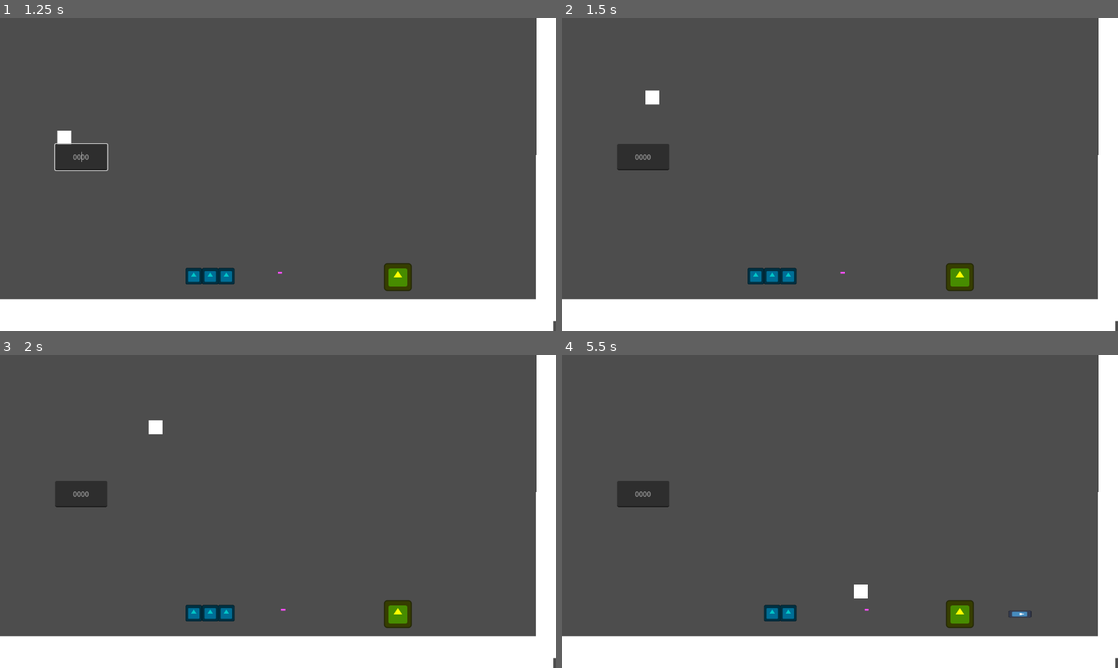
Above: before the commit, frames 1-4 (two rows, left to right).
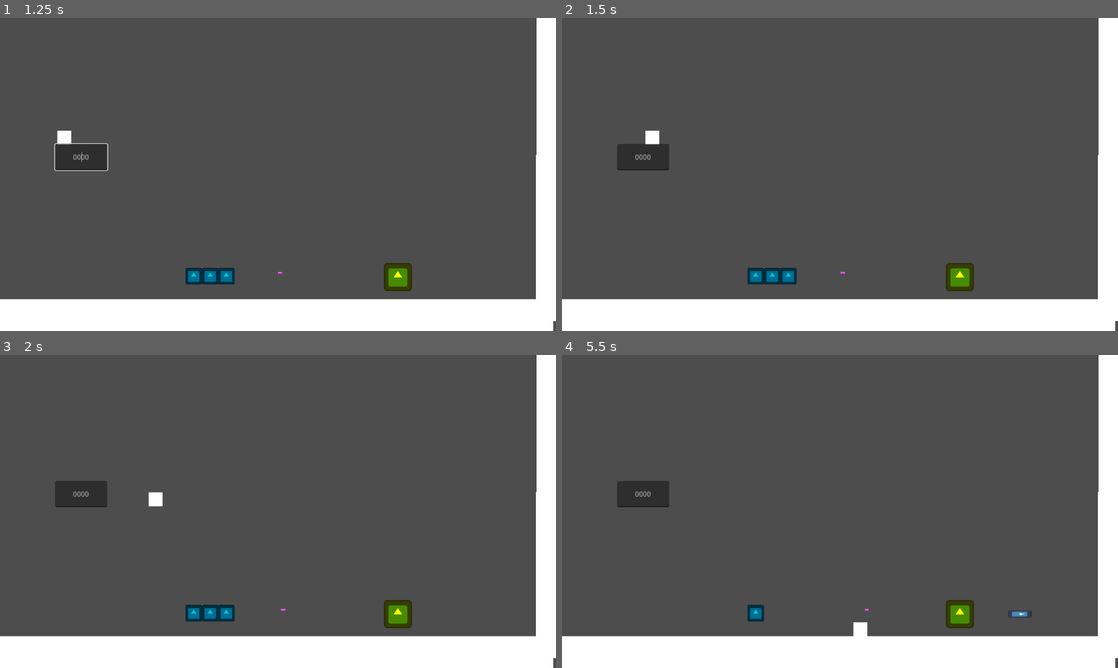
Above: after the commit, the same moments.

Repository: YhagoTomasini/LivreJam025
Game: Godot game, scene res://Scenes/main.tscn
The game is run twice, just before and just after one commit, with the same random seed, the same clock (stepped at 60 frames per second) and the same inputs. The engine's default icon, where the game draws it, is replaced by a stand-in: a white triangle on a blue panel in a dark square.
Inputs (mouse positions are in pixels of both pictures, inside the frame that each line leads up to):
- Up to frame 1 (1.25 s): click (83, 155) at 0.52 s; type "Alex" at 0.6 s
- Up to frame 2 (1.5 s): tap Enter (ui_accept) at 1.25, 1.35 s; move the mouse to (645, 155) at 1.27 s; hold Right (ui_right) from 1.28 s (still down)
- Up to frame 3 (2 s): keep holding Right (ui_right); tap Enter (ui_accept) at 1.52, 1.82 s
- Up to frame 4 (5.5 s): move the mouse to (728, 527) at 2.02 s; click (728, 527) at 2.1 s; tap Enter (ui_accept) at 2.27, 2.3, 2.57, 2.85, 3.77, 3.8, 4.07, 4.35, 4.52, 4.82, 5.27, 5.3 s; move the mouse to (895, 442) at 2.77 s; release Right (ui_right) at 2.78 s; hold Left (ui_left) 2.78-3.53 s; move the mouse to (812, 574) at 3.52 s; hold Right (ui_right) 3.53-5.03 s; click (812, 574) at 3.6 s; move the mouse to (1006, 558) at 4.27 s; move the mouse to (673, 464) at 5.02 s; hold Left (ui_left) from 5.03 s (still down); click (673, 464) at 5.1 s

Frame 1 is identical in both runs. In frame 2, 0.2% of the frame differs, in the area x 15-18%, y 23-41%; in frame 3, 0.2%; in frame 4, 0.7%, in the area x 33-55%, y 73-90%.

Commit message:
update tileset chao

Diff:
--- a/Scripts/golem.gd
+++ b/Scripts/golem.gd
@@ -12,7 +12,7 @@
 		#print(Globals.podeMover)
 
 		# Handle jump.
-		if Input.is_action_just_pressed("ui_accept") and is_on_floor() or Input.is_action_just_pressed("ui_up") and is_on_floor():
+		if Input.is_action_just_pressed("ui_up") and is_on_floor():
 			velocity.y = Globals.PULO
 
 		var direction := Input.get_axis("ui_left", "ui_right")
--- a/project.godot
+++ b/project.godot
@@ -31,6 +31,12 @@
 
 [input]
 
+ui_accept={
+"deadzone": 0.5,
+"events": [Object(InputEventKey,"resource_local_to_scene":false,"resource_name":"","device":0,"window_id":0,"alt_pressed":false,"shift_pressed":false,"ctrl_pressed":false,"meta_pressed":false,"pressed":false,"keycode":4194309,"physical_keycode":0,"key_label":0,"unicode":0,"location":0,"echo":false,"script":null)
+, Object(InputEventKey,"resource_local_to_scene":false,"resource_name":"","device":0,"window_id":0,"alt_pressed":false,"shift_pressed":false,"ctrl_pressed":false,"meta_pressed":false,"pressed":false,"keycode":4194310,"physical_keycode":0,"key_label":0,"unicode":0,"location":0,"echo":false,"script":null)
+]
+}
 ui_left={
 "deadzone": 0.5,
 "events": [Object(InputEventKey,"resource_local_to_scene":false,"resource_name":"","device":0,"window_id":0,"alt_presse …(194 unchanged characters)…
@@ -53,6 +59,7 @@
 , Object(InputEventJoypadButton,"resource_local_to_scene":false,"resource_name":"","device":0,"button_index":11,"pressure":0.0,"pressed":false,"script":null)
 , Object(InputEventJoypadMotion,"resource_local_to_scene":false,"resource_name":"","device":0,"axis":1,"axis_value":-1.0,"script":null)
 , Object(InputEventKey,"resource_local_to_scene":false,"resource_name":"","device":-1,"window_id":0,"alt_pressed":false …(183 unchanged characters)…
+, Object(InputEventKey,"resource_local_to_scene":false,"resource_name":"","device":-1,"window_id":0,"alt_pressed":false,"shift_pressed":false,"ctrl_pressed":false,"meta_pressed":false,"pressed":false,"keycode":0,"physical_keycode":32,"key_label":0,"unicode":32,"location":0,"echo":false,"script":null)
 ]
 }
 click={
Binary file added: Images/tilemap_grama.png
Not shown, added: Images/tilemap_grama.png.import
Not shown: 1 places in Scenes/main.tscn that only renumber resources
